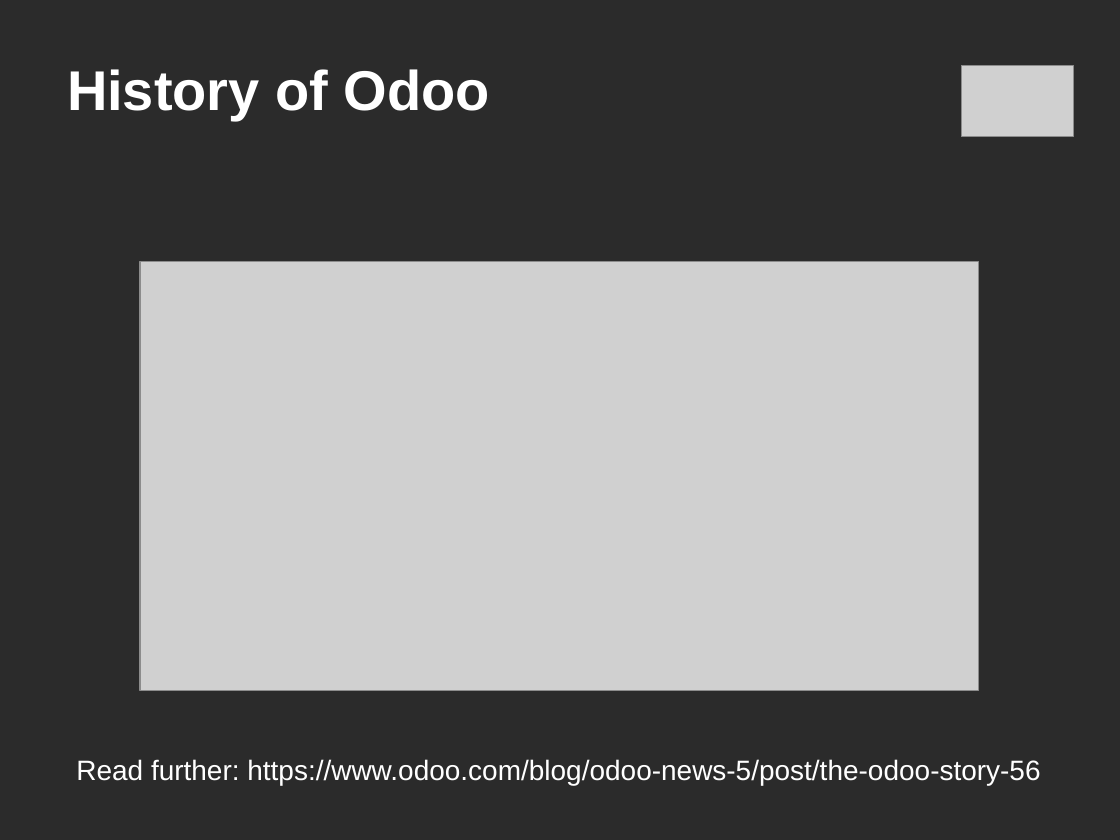
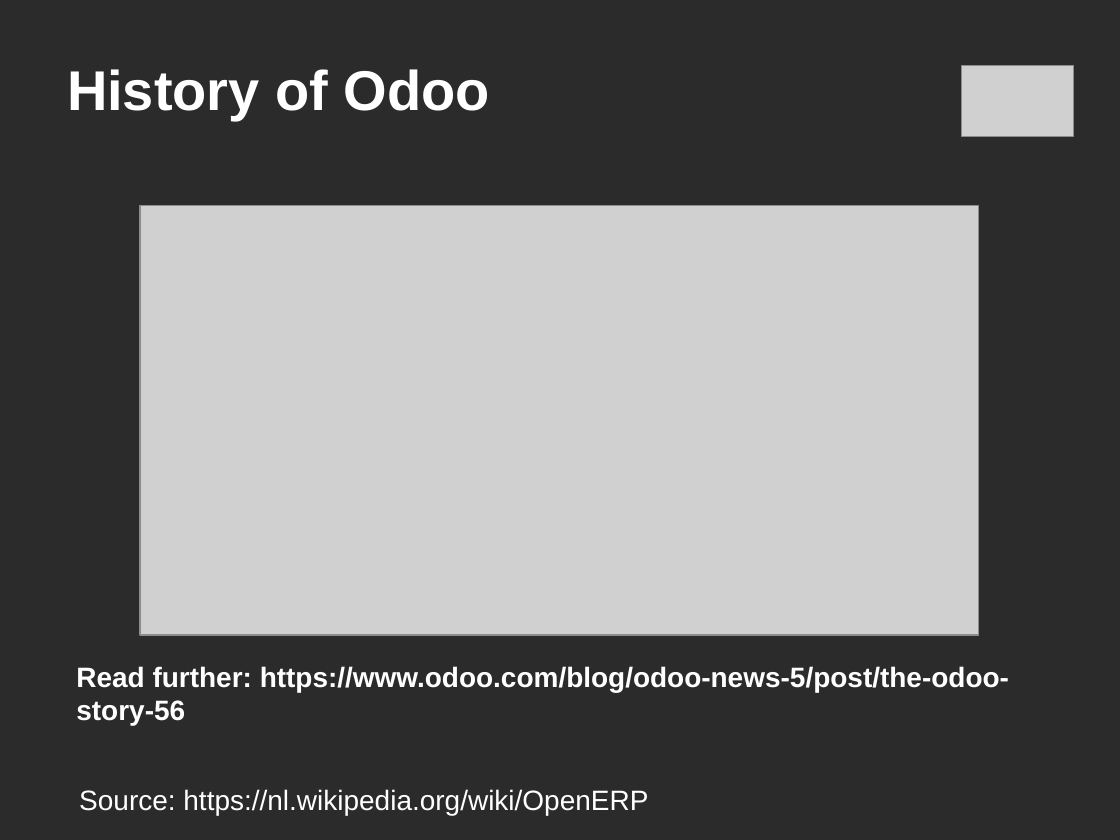
Before and after one commit to c-goosen/ctpug_11_july, a slide deck: slide 10 of Presentation/ctpug-odoo-11_july.ppt. Drawn at 1120x840 pixels with LibreOffice and Linux fonts; fonts in the diff are those of the drawing; grey boxes stand for pictures; background and template pictures are left out; a plain dark background stands for a picture behind light text. Boxes give left, top, right and bottom in pixels: in the first picture for what was removed or moved away, otherwise in the second. Text is boxed around its words. In the diff, an @@ line names an element or a change of style, - is before the commit and + after.

```diff
--- a/Presentation/ctpug-odoo-11_july.ppt
+++ b/Presentation/ctpug-odoo-11_july.ppt
@@ picture: place and size @@
-picture at <box>140,261,979,690</box>
+picture at <box>140,206,979,635</box>
@@ text "Read further: https://www.odoo.com/blog/odoo-news-5/post/the ...": place and size @@
-text "Read further: https://www.odoo.com/blog/odoo-news-5/post/the ..." at <box>76,759,1040,785</box>
+text "Read further: https://www.odoo.com/blog/odoo-news-5/post/the ..." at <box>76,666,1009,726</box>
@@ text "Read further: https://www.odoo.com/blog/odoo-news-5/post/the ..." at <box>76,666,1009,726</box>: bold on @@
@@ text added at <box>79,789,648,815</box>, 18 pt, text #FFFFFF @@
+Source: https://nl.wikipedia.org/wiki/OpenERP
```
Also in this commit, not shown: 1 other slide changed, 5 slides added.
